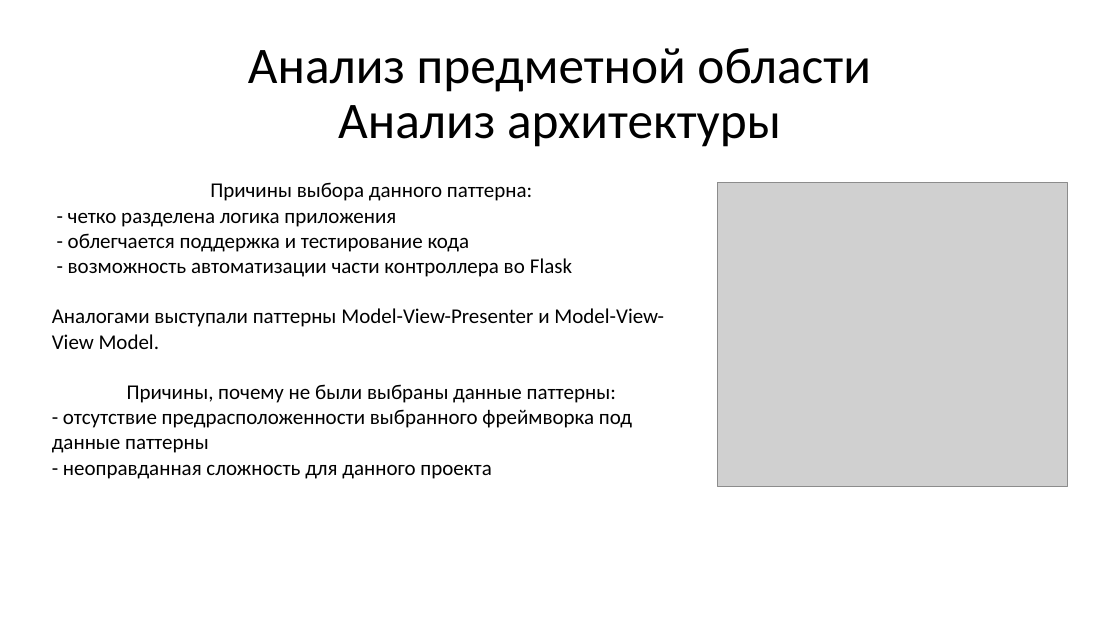
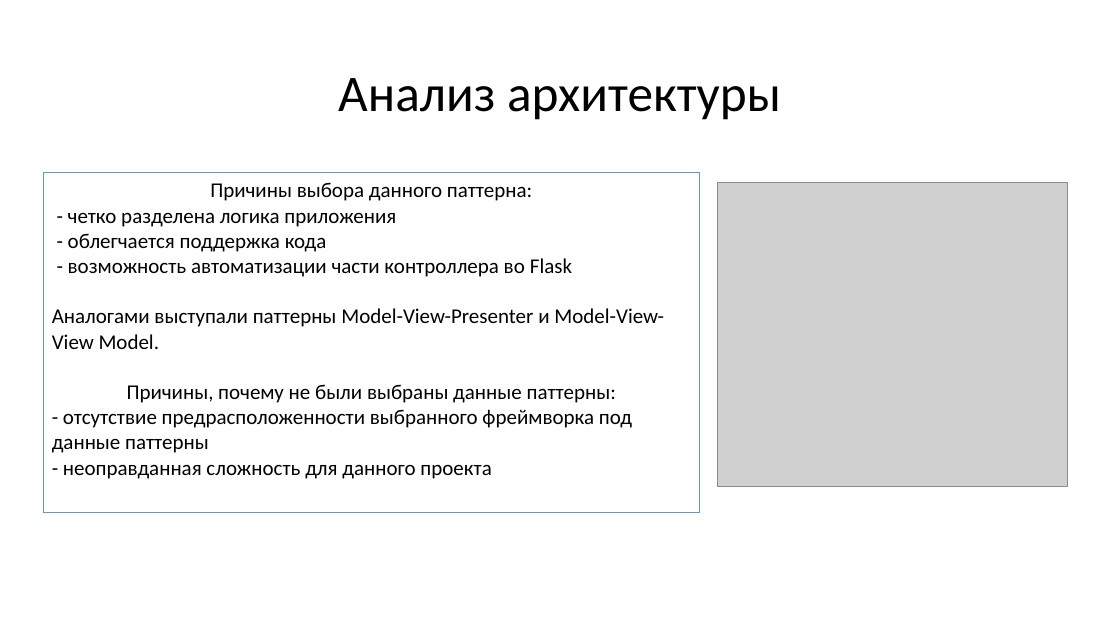
Before and after one commit to AurelVU/Conference-Site-VSU, a slide deck: slide 9 of Презентация.pptx (slide 8 before the commit). Drawn at 1120x630 pixels with LibreOffice and Linux fonts; fonts in the diff are those of the drawing; grey boxes stand for pictures. Boxes give left, top, right and bottom in pixels: in the first picture for what was removed or moved away, otherwise in the second. Text is boxed around its words. In the diff, an @@ line names an element or a change of style, - is before the commit and + after.

```diff
--- a/Презентация.pptx
+++ b/Презентация.pptx
@@ title at box(338, 78, 781, 120): text changed @@
-Анализ предметной области
-Анализ архитектуры
+Анализ архитектуры
@@ rectangle "Причины выбора данного паттерна:": place and size @@
-rectangle "Причины выбора данного паттерна:" at box(52, 182, 664, 479)
+rectangle "Причины выбора данного паттерна:" at box(44, 173, 700, 513)
@@ rectangle "Причины выбора данного паттерна:" at box(44, 173, 700, 513): outline none to #5B9BD5 0.75 pt @@
@@ text in rectangle at box(68, 233, 327, 252): text changed @@
-- облегчается поддержка и тестирование кода
+- облегчается поддержка кода
```
Also in this commit, not shown: 4 other slides changed, 6 slides added, 2 slides removed, 1 other file.
